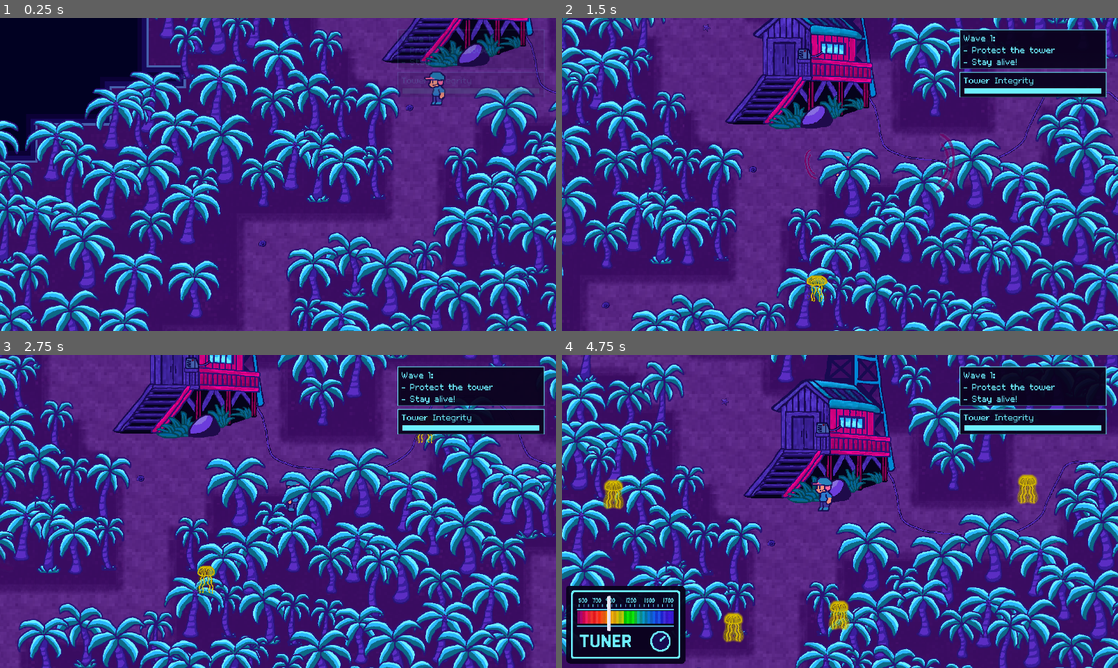
Above: before the commit, frames 1-4 (two rows, left to right).
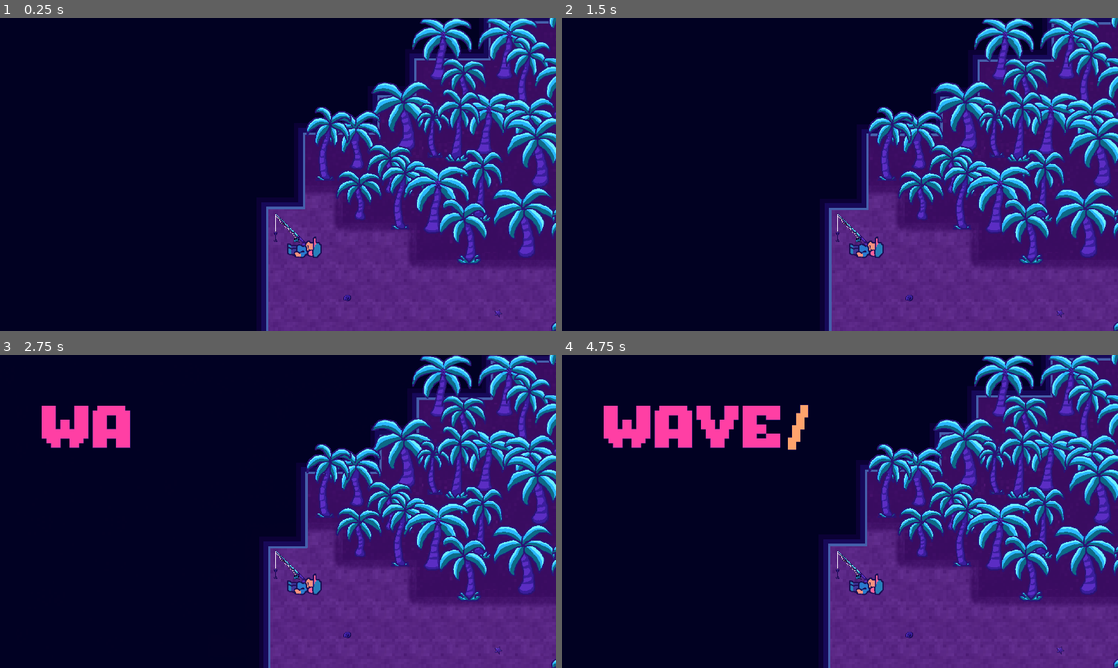
Above: after the commit, the same moments.

Repository: dougwhite/wave-length
Game: Godot game, scene res://scenes/game.tscn
The game is run twice, just before and just after one commit, with the same random seed, the same clock (stepped at 60 frames per second) and the same inputs.
Inputs (mouse positions are in pixels of both pictures, inside the frame that each line leads up to):
- Up to frame 1 (0.25 s): no input
- Up to frame 2 (1.5 s): tap Enter (ui_accept) at 0.5, 0.77 s; move the mouse to (962, 158) at 0.52 s; hold Right (move_right) 0.53-1.28 s; hold Shift (fine_tune) 0.53-1.28 s; click (962, 158) at 0.67 s; move the mouse to (728, 190) at 1.27 s; hold S (move_down) from 1.28 s (still down); click (728, 190) at 1.35 s
- Up to frame 3 (2.75 s): tap Enter (ui_accept) at 1.52 s; move the mouse to (333, 442) at 2.02 s; release S (move_down) at 2.03 s; hold Right (move_right) from 2.03 s (still down); hold E (interact) from 2.03 s (still down)
- Up to frame 4 (4.75 s): move the mouse to (812, 574) at 2.77 s; release Right (move_right) at 2.78 s; release E (interact) at 2.78 s; hold Up (move_up) 2.78-3.53 s; tap 1 (tune_1) at 2.85 s; click (812, 574) at 2.92 s; tap Enter (ui_accept) at 3.02, 3.77, 4.52 s; move the mouse to (1006, 558) at 3.52 s; hold 2 (tune_2) 3.53-4.28 s; hold Left (move_left) from 3.53 s (still down); move the mouse to (673, 464) at 4.27 s; tap 3 (tune_3) at 4.35 s

The runs differ from the first frame. In frame 1, 82% of the frame differs, in the area x 0-100%, y 0-100%; in frame 2, 92%; in frame 3, 91%; in frame 4, 89%.

Commit message:
Tidy up README.md to match itch.io page

Diff:
--- a/scenes/game.tscn
+++ b/scenes/game.tscn
@@ -2283,7 +2283,6 @@
 
 [node name="NarrativeManager" type="Node" parent="."]
 script = ExtResource("22_37s47")
-start_stage = 8
 opening_music = ExtResource("13_kvuet")
 battle_music = ExtResource("31_twgab")
 
Not shown, changed: README.md
